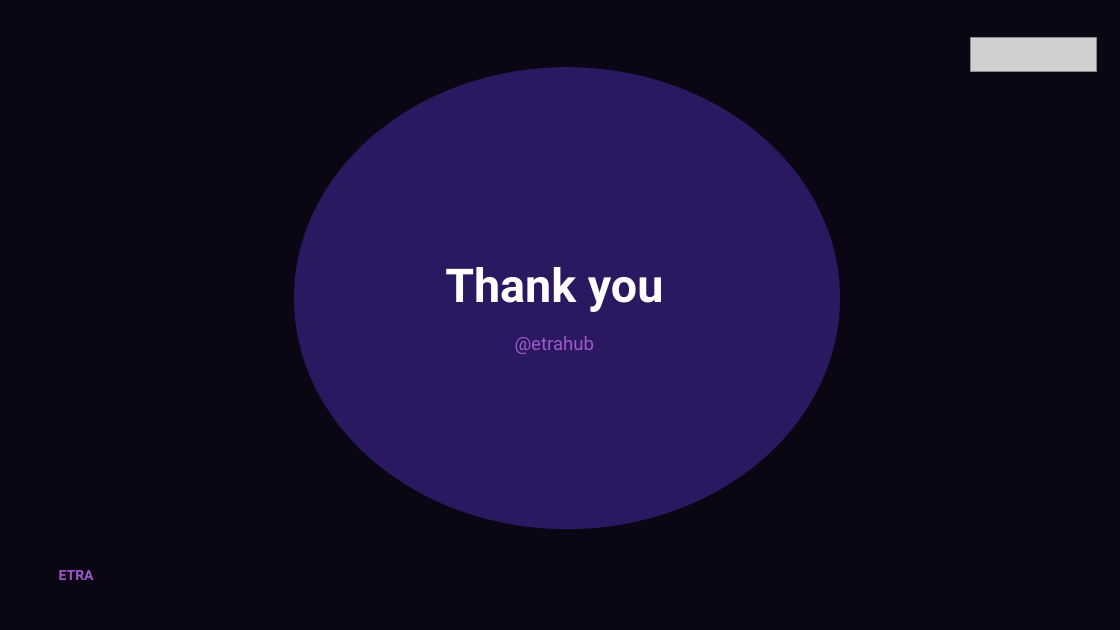
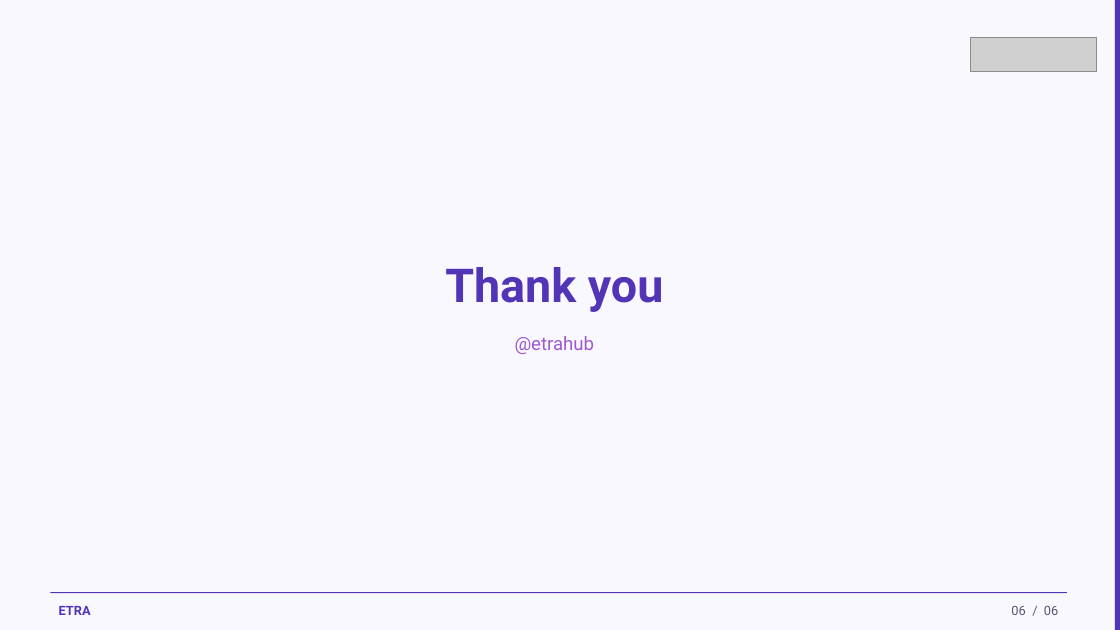
Before and after one commit to iksasa15/AI-ML, a slide deck: slide 6 of web-presentation/pdf-exports/ETRA-Presentation-Blank-Template.pptx. Drawn at 1120x630 pixels with LibreOffice and Linux fonts; fonts in the diff are those of the drawing; grey boxes stand for pictures. Boxes give left, top, right and bottom in pixels: in the first picture for what was removed or moved away, otherwise in the second. Text is boxed around its words. In the diff, an @@ line names an element or a change of style, - is before the commit and + after.

```diff
--- a/web-presentation/pdf-exports/ETRA-Presentation-Blank-Template.pptx
+++ b/web-presentation/pdf-exports/ETRA-Presentation-Blank-Template.pptx
@@ background #0A0614 to #FAF8FF @@
@@ rectangle added at box(1115, 0, 1120, 630), fill #5234B7 @@
@@ ellipse removed at box(294, 67, 840, 529) @@
@@ text "Thank you" at box(445, 267, 664, 312): text colour #FFFFFF to #5234B7 @@
@@ text "ETRA": place and size @@
-text "ETRA" at box(59, 570, 94, 580)
+text "ETRA" at box(59, 606, 91, 615)
@@ text "ETRA" at box(59, 606, 91, 615): size 12 to 11 pt, text colour #9E59CD to #5234B7 @@
@@ rectangle added at box(50, 592, 1067, 593), fill #5234B7 @@
@@ text added at box(1011, 606, 1058, 615), 11 pt, text #5A5470 @@
+06 / 06
```
Also in this commit, not shown: 1 other slide changed, 5 other files.
